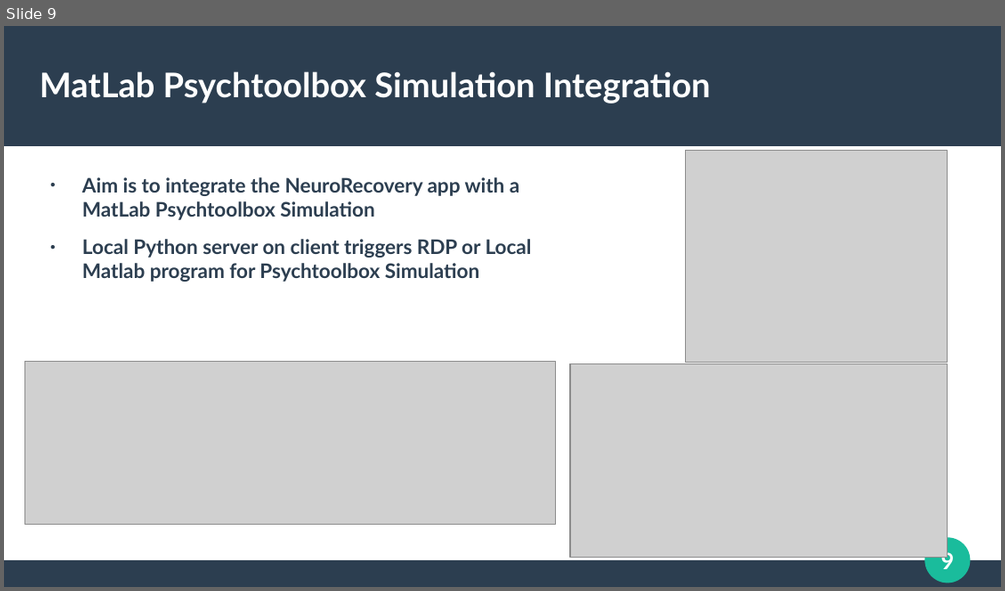
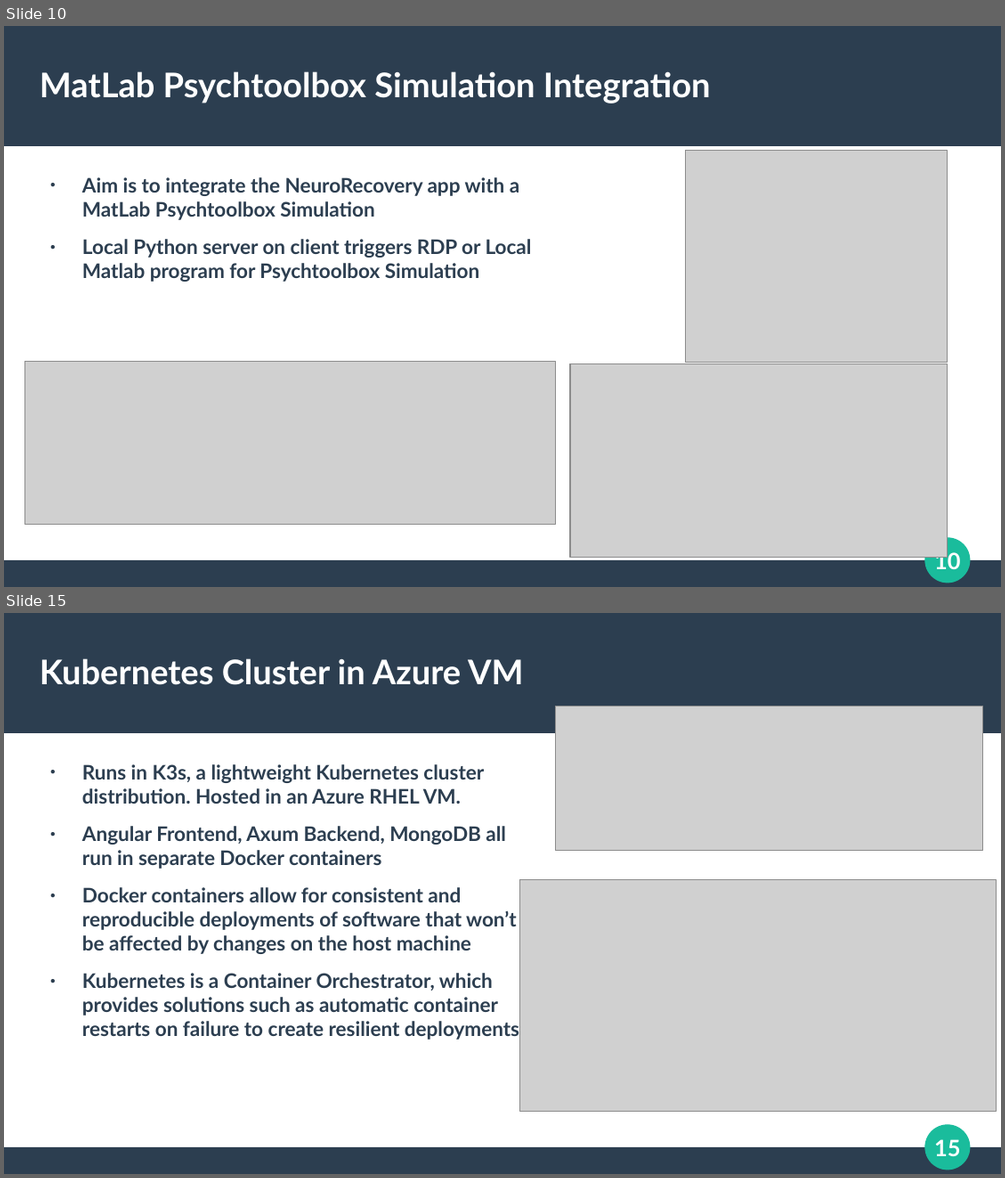
Before and after one commit to mark-ruddy/neurorecovery, a slide deck: report/neurorecovery_final_presentation.pptx. Shown one above the other, each under a label of ours: slide 9 before the commit, slides 10 and 15 after it; the slides between them are not shown. The pictures are 1005x591 and 1005x1178 pixels, drawn with LibreOffice and Linux fonts; fonts in the diff are those of the drawing; grey boxes stand for pictures. Boxes give left, top, right and bottom in pixels: in the first picture for what was removed or moved away, otherwise in the second. Text is boxed around its words. In the diff, an @@ line names an element or a change of style, - is before the commit and + after.

```diff
--- a/report/neurorecovery_final_presentation.pptx
+++ b/report/neurorecovery_final_presentation.pptx
@@ slide 15 added at <box>4,613,1001,1174</box>, background #FFFFFF; not listed: 4 template elements that a slide beside it also shows @@
@@ title added at <box>40,658,523,685</box>, 27 pt, text #FFFFFF, bold @@
+Kubernetes Cluster in Azure VM
@@ picture added at <box>556,706,983,850</box> @@
@@ text added at <box>82,764,519,1039</box>, 16 pt, text #2C3E50, bold @@
+● Runs in K3s, a lightweight Kubernetes cluster distribution. Hosted in an Azure RHEL VM.
+● Angular Frontend, Axum Backend, MongoDB all run in separate Docker containers
+● Docker containers allow for consistent and reproducible deployments of software that won’t be affected by changes on the host machine
+● Kubernetes is a Container Orchestrator, which provides solutions such as automatic container restarts on failure to create resilient deployments
@@ picture added at <box>520,880,996,1111</box> @@
@@ what was slide 9 is now slide 10 @@
@@ page number at <box>934,549,960,569</box>: text changed @@
-9
+10
```
Also in this commit, not shown: 3 slides changed, 5 other slides added, 1 slide removed, 2 other files.
